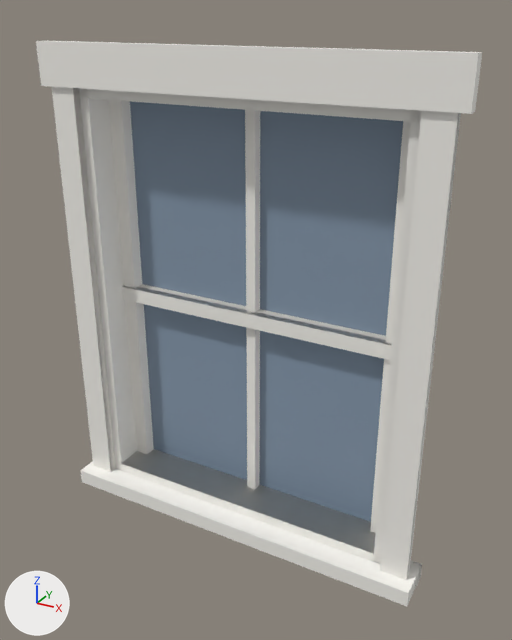
The OBJ model art/models/kit/kit_window_sash.obj, before and after one commit.
Camera for both pictures: a 50 mm lens placed at (0.958, -1.609, 1.503), pointed at (0.038, 0.064, 0.667). Arrows for +X, +Y and +Z are at lower left; the lights stay in place. The picture after the commit comes second. Where no turn or scale is listed for an object, it has been applied to the vertices.

The first picture shows 'kit_window_sash'.
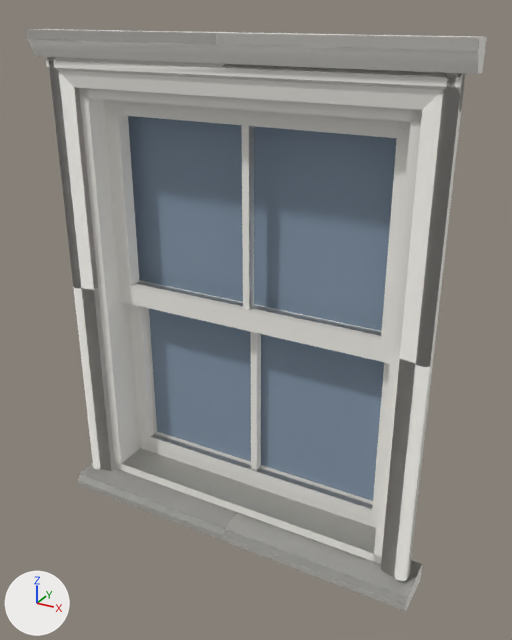
The change, as a list of edits to the scene's bpy script:
```text
Change me_kit_window_sash:
    used by ob_kit_window_sash; location = (0.0, 0.0, 0.0)
    remove me_kit_window_sash.from_pydata(...)  # 90 vertices, 73 faces; spans x -0.61..0.61, y -0.07..0.2, z -0.05..1.42
    add me_kit_window_sash.from_pydata(...)  # 150 vertices, 128 faces; spans x -0.615..0.615, y -0.088..0.2, z -0.062..1.45
    me_kit_window_sash part 1: the loose piece of 4 vertices spanning x -0.5..0.5, y 0.13, z 0.03..1.27 is moved by (0.0, 0.02, 0.0)
    me_kit_window_sash part 2: a new loose piece, a box spanning x -0.011..0.011, y 0.118..0.145, z 0.08..0.625, in mat_paint (white #f7f5ef)
    me_kit_window_sash part 3: a new loose piece, a box spanning x -0.011..0.011, y 0.073..0.1, z 0.675..1.22, in mat_paint (white #f7f5ef)
    me_kit_window_sash part 4: the loose piece of 8 vertices spanning x -0.61..0.61, y -0.035..0.0, z 1.3..1.42 is rebuilt with 12 vertices and now spans x -0.615..0.615, y -0.062..0.0, z 1.38..1.45
    me_kit_window_sash part 5: a new loose piece of 46 vertices spanning x -0.47..0.47, y 0.065..0.155, z 0.03..1.27, in mat_paint (white #f7f5ef)
    me_kit_window_sash part 6: the loose piece of 8 vertices spanning x -0.015..0.015, y 0.1..0.13, z 0.03..1.27 is deleted
    me_kit_window_sash part 7
    30 vertices are removed from x -0.6..0.6, y -0.07..0.13, z -0.05..1.27
    32 faces are deleted
    4 vertices in x -0.5..0.5, y -0.025, z 0.0..1.38 move by (0.0, 0.005, 0.0)
    4 vertices move from x -0.58..0.58, y -0.025, z 0.0..1.38 to x -0.58..0.58, y -0.026..0.0, z 0.0..1.3
    19 vertices are added at x -0.6..0.58, y -0.088..0.06, z -0.062..1.37
    8 new vertices lie (0.0, 0.0, 1.38) away from vertices in x -0.58..0.58, y -0.036..-0.025, z 0.0
    5 new vertices lie (1.2, 0.0, 0.0) away from vertices in x -0.6, y -0.088..0.06, z -0.062..-0.012
    31 new faces join them, mat_paint (white #f7f5ef)
```

Boxes [x1, y1, x2, y2] around the edits, measured in the pictures (512 x 640 px; the box of a moved part takes in the faces that stretch with it):
'kit_window_sash', reshaped
    before: [36, 41, 482, 606]
    after: [26, 29, 487, 611]
part 1 of me_kit_window_sash, moved or reshaped
    before: [130, 101, 403, 522]
    after: [128, 116, 397, 501]
part 2 of me_kit_window_sash, added
    after: [251, 332, 261, 470]
part 3 of me_kit_window_sash, added
    after: [242, 125, 254, 310]
part 4 of me_kit_window_sash, rebuilt (38% shorter)
    before: [36, 41, 482, 114]
    after: [26, 29, 487, 74]
part 5 of me_kit_window_sash, added
    after: [103, 99, 410, 528]
part 6 of me_kit_window_sash, deleted
    before: [245, 110, 260, 489]
part 7 of me_kit_window_sash, moved or reshaped
    before: [52, 87, 461, 606]
    after: [46, 57, 465, 611]
